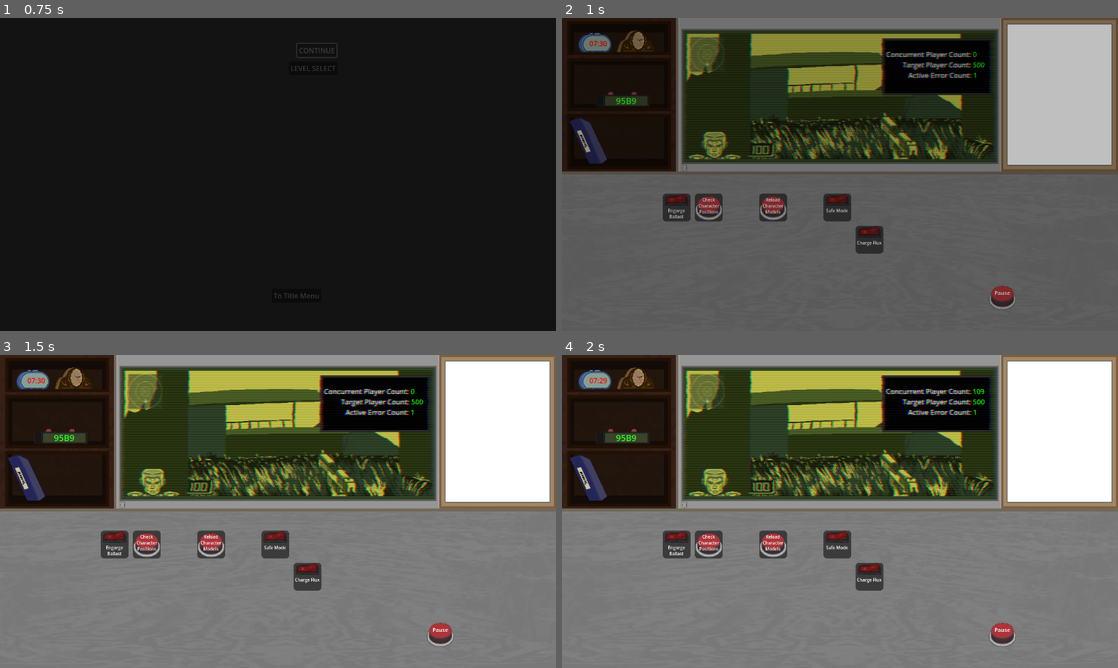
Above: before the commit, frames 1-4 (two rows, left to right).
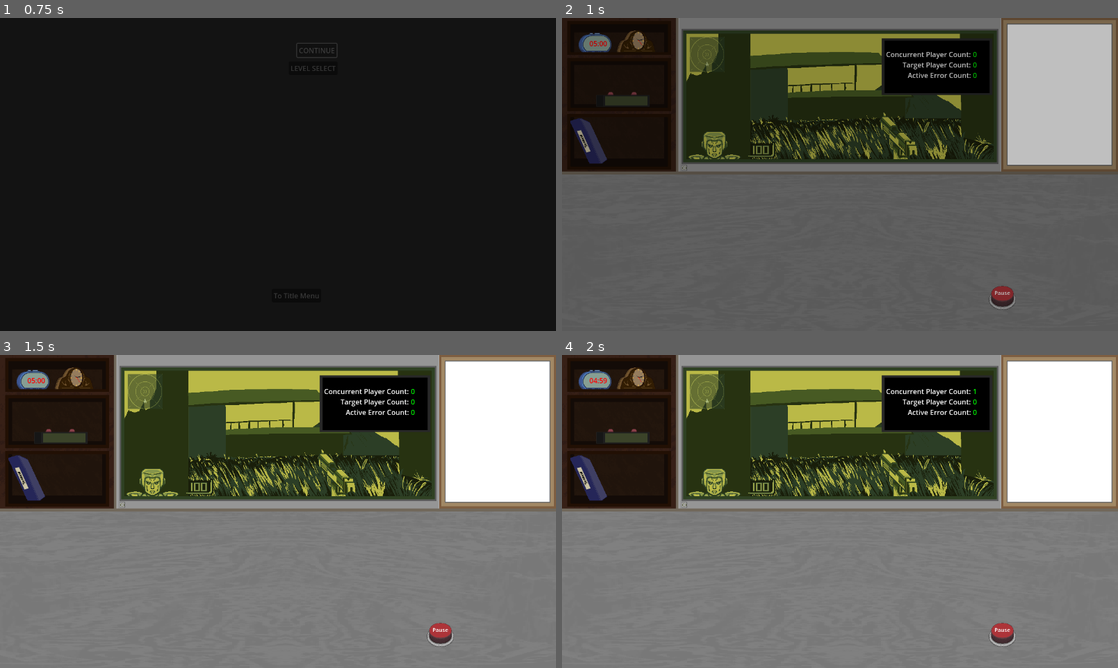
Above: after the commit, the same moments.

Repository: Carth501/team-ferret
Game: Godot game, scene res://scenes/game_menu.tscn
Same seed, same stepped clock (60 frames per second), same inputs: the game is played once before the commit and once after it. This scene is started directly instead of the project's main scene. Sound files missing from this copy of the repository are replaced by a short silence.
Inputs (mouse positions are in pixels of both pictures, inside the frame that each line leads up to):
- Up to frame 1 (0.75 s): click "CONTINUE" at 0.5 s
- Up to frame 2 (1 s): no input
- Up to frame 3 (1.5 s): click (144, 545) at 1.27 s
- Up to frame 4 (2 s): no input

Frame 1 is identical in both runs. In frame 2, 5.7% of the frame differs, in the area x 5-79%, y 4-76%; in frame 3, 6.7%; in frame 4, 6.7%.
Error in both runs: Invalid access to property or key 'complete_levels' on a base object of type 'Nil'. (res://scripts/level_select_panel.gd:11)

Commit message:
continue button selects the next incomplete level

Diff:
--- a/data/level_list.json
+++ b/data/level_list.json
@@ -43,8 +43,8 @@
 	  },
 	  "gameplay": {
 		"starting_cpc": 10,
-		"goal_cpc": 750,
-		"shift_duration": 45,
+		"goal_cpc": 300,
+		"shift_duration": 60,
 		"errors": {
 		  "scheduled": [
 			{
--- a/scenes/cubicle.tscn
+++ b/scenes/cubicle.tscn
@@ -19,9 +19,6 @@
 [ext_resource type="Texture2D" uid="uid://csk45deete1px" path="res://assets/images/gun_frames/TS_Deagle_0005.png" id="12_jcpxg"]
 [ext_resource type="Texture2D" uid="uid://dtj1h1hi3lx68" path="res://assets/images/gun_frames/TS_Deagle_0006.png" id="13_v23kw"]
 [ext_resource type="Texture2D" uid="uid://dwt8rfrvbjosf" path="res://assets/images/gun_frames/TS_Deagle_0007.png" id="14_me3sa"]
-[ext_resource type="Shader" path="res://shaders/TV.gdshader" id="15_83n4x"]
-[ext_resource type="Shader" path="res://shaders/grain.gdshader" id="15_cu1ot"]
-[ext_resource type="Shader" path="res://shaders/LensDistortion.gdshader" id="15_lhxng"]
 [ext_resource type="Texture2D" uid="uid://bxoukhvxxx8jj" path="res://assets/images/gun_frames/TS_Deagle_0008.png" id="15_uprxk"]
 [ext_resource type="Texture2D" uid="uid://dpmbu1kir072h" path="res://assets/images/gun_frames/TS_Deagle_0009.png" id="16_byysa"]
 [ext_resource type="Texture2D" uid="uid://cf5n1nah75yql" path="res://assets/images/gun_frames/TS_Deagle_0010.png" id="17_1kxj8"]
@@ -33,9 +30,25 @@
 [ext_resource type="Theme" uid="uid://c0tgdmxgi26hi" path="res://assets/themes/tots_theme.tres" id="23_w6ohv"]
 [ext_resource type="PackedScene" uid="uid://dgq28i1enktnj" path="res://scenes/analogClock.tscn" id="26_h27ps"]
 [ext_resource type="AudioStream" uid="uid://bwbj66lune5jd" path="res://assets/audio/music/eod_music.mp3" id="26_rtvup"]
-[ext_resource type="PackedScene" uid="uid://dw7lctgcou8ei" path="res://scenes/optionsMenu/options_menu.tscn" id="29_cjrg4"]
-[ext_resource type="AudioStream" uid="uid://diriqhad4xvym" path="res://assets/audio/effects/Beep Beep.wav" id="31_rjpuj"]
-[ext_resource type="AudioStream" uid="uid://clp71mvvkju6l" path="res://assets/audio/effects/Single Beep.wav" id="32_k5f08"]
+[ext_resource type="AudioStream" path="res://assets/audio/effects/Beep Beep.wav" id="31_rjpuj"]
+[ext_resource type="AudioStream" path="res://assets/audio/effects/Single Beep.wav" id="32_k5f08"]
+
+[sub_resource type="SpriteFrames" id="SpriteFrames_0rx6q"]
+animations = [{
+"frames": [{
+"duration": 1.0,
+"texture": ExtResource("10_g5vjq")
+}, {
+"duration": 1.0,
+"texture": ExtResource("11_clqwg")
+}, {
+"duration": 1.0,
+"texture": ExtResource("10_g5vjq")
+}],
+"loop": false,
+"name": &"click",
+"speed": 15.0
+}]
 
 [sub_resource type="SpriteFrames" id="SpriteFrames_bn0dg"]
 animations = [{
@@ -81,45 +94,6 @@
 }]
 
 [sub_resource type="GDScript" id="GDScript_gndtr"]
-
-[sub_resource type="ShaderMaterial" id="ShaderMaterial_451s0"]
-shader = ExtResource("15_cu1ot")
-shader_parameter/colored = true
-shader_parameter/color_amount = 1.112
-shader_parameter/grain_amount = 0.07
-shader_parameter/grain_size = 2.612
-shader_parameter/lum_amount = 1.3
-
-[sub_resource type="ShaderMaterial" id="ShaderMaterial_ft71o"]
-shader = ExtResource("15_lhxng")
-shader_parameter/strength = 0.002
-
-[sub_resource type="ShaderMaterial" id="ShaderMaterial_tc2xr"]
-shader = ExtResource("15_83n4x")
-shader_parameter/vertJerkOpt = 0.2
-shader_parameter/vertMovementOpt = 0.0
-shader_parameter/bottomStaticOpt = 0.0
-shader_parameter/bottomStaticStrenth = 0.7
-shader_parameter/scalinesOpt = 0.8
-shader_parameter/rgbOffsetOpt = 0.225
-shader_parameter/horzFuzzOpt = 0.2
-
-[sub_resource type="SpriteFrames" id="SpriteFrames_0rx6q"]
-animations = [{
-"frames": [{
-"duration": 1.0,
-"texture": ExtResource("10_g5vjq")
-}, {
-"duration": 1.0,
-"texture": ExtResource("11_clqwg")
-}, {
-"duration": 1.0,
-"texture": ExtResource("10_g5vjq")
-}],
-"loop": false,
-"name": &"click",
-"speed": 15.0
-}]
 
 [node name="Cubicle" type="Node" node_paths=PackedStringArray("control_panel", "timer_corral", "game_timer", "error_factory_controller", "manual_instance", "level_clock_handler")]
 script = ExtResource("1_b5jef")
@@ -163,12 +137,6 @@
 offset_bottom = 325.0
 texture = ExtResource("4_kv2wk")
 
-[node name="gun" type="AnimatedSprite2D" parent="Cubicle/Background"]
-position = Vector2(758, 261)
-sprite_frames = SubResource("SpriteFrames_bn0dg")
-animation = &"fire"
-script = SubResource("GDScript_gndtr")
-
 [node name="Console" type="TextureRect" parent="Cubicle/Background"]
 layout_mode = 0
 offset_left = 732.0
@@ -183,38 +151,6 @@
 offset_top = 30.0
 offset_right = -228.0
 offset_bottom = -112.0
-
-[node name="Screen_Shaders" type="Control" parent="Cubicle/Background"]
-anchors_preset = 0
-offset_right = 40.0
-offset_bottom = 40.0
-
-[node name="grain_shader" type="ColorRect" parent="Cubicle/Background/Screen_Shaders"]
-material = SubResource("ShaderMaterial_451s0")
-layout_mode = 0
-offset_left = 280.0
-offset_top = 30.0
-offset_right = 1000.0
-offset_bottom = 331.0
-color = Color(1, 1, 1, 0)
-
-[node name="lens_shader" type="ColorRect" parent="Cubicle/Background/Screen_Shaders"]
-material = SubResource("ShaderMaterial_ft71o")
-layout_mode = 0
-offset_left = 280.0
-offset_top = 30.0
-offset_right = 1000.0
-offset_bottom = 331.0
-color = Color(1, 1, 1, 0)
-
-[node name="tv_shader" type="ColorRect" parent="Cubicle/Background/Screen_Shaders"]
-material = SubResource("ShaderMaterial_tc2xr")
-layout_mode = 0
-offset_left = 280.0
-offset_top = 30.0
-offset_right = 1000.0
-offset_bottom = 331.0
-color = Color(1, 1, 1, 0)
 
 [node name="AnalogClock" parent="Cubicle" instance=ExtResource("26_h27ps")]
 position = Vector2(165, 53)
@@ -296,6 +232,12 @@
 [node name="CpcCalculator" parent="." node_paths=PackedStringArray("display") instance=ExtResource("7_dldy6")]
 display = NodePath("../Cubicle/Background/Console/CpcMonitor")
 
+[node name="gun" type="AnimatedSprite2D" parent="."]
+position = Vector2(758, 261)
+sprite_frames = SubResource("SpriteFrames_bn0dg")
+animation = &"fire"
+script = SubResource("GDScript_gndtr")
+
 [node name="manual" parent="." instance=ExtResource("5_neuwc")]
 offset_left = 18.0
 offset_top = 230.0
@@ -347,16 +289,6 @@
 bbcode_enabled = true
 text = "[center]Resume[center]"
 
-[node name="open_options" type="Button" parent="pause curtain"]
-layout_mode = 0
-offset_left = 537.0
-offset_top = 270.0
-offset_right = 716.0
-offset_bottom = 323.0
-theme = ExtResource("23_w6ohv")
-theme_override_font_sizes/font_size = 32
-text = "OPTIONS"
-
 [node name="end shift" type="Button" parent="pause curtain"]
 layout_mode = 0
 offset_left = 537.0
@@ -368,6 +300,7 @@
 text = "END SHIFT"
 
 [node name="complete level" type="Button" parent="pause curtain"]
+visible = false
 layout_mode = 0
 offset_left = 502.0
 offset_top = 420.0
@@ -377,9 +310,6 @@
 theme_override_font_sizes/font_size = 32
 text = "COMPLETE LEVEL"
 
-[node name="options_menu" parent="." instance=ExtResource("29_cjrg4")]
-visible = false
-
 [node name="Level Music" type="AudioStreamPlayer" parent="."]
 stream = ExtResource("23_colnk")
 volume_db = -12.0
@@ -408,13 +338,12 @@
 [connection signal="modules_ready" from="." to="ErrorFactory" method="cubicle_ready"]
 [connection signal="times_up" from="level clock" to="." method="end_of_shift"]
 [connection signal="timeout" from="Timer" to="level clock" method="tick"]
+[connection signal="timeout" from="Timer" to="CpcCalculator" method="send_updates"]
 [connection signal="timeout" from="Timer" to="CpcCalculator" method="calculate"]
-[connection signal="timeout" from="Timer" to="CpcCalculator" method="send_updates"]
 [connection signal="new_active_error" from="ErrorFactory" to="." method="error_report"]
 [connection signal="new_active_error" from="ErrorFactory" to="pager" method="add_error"]
 [connection signal="update_active_error_count" from="ErrorFactory" to="CpcCalculator" method="update_error_count"]
 [connection signal="below_threshold" from="CpcCalculator" to="." method="failure"]
 [connection signal="update_cpc" from="CpcCalculator" to="ErrorFactory" method="set_cpc"]
-[connection signal="pressed" from="pause curtain/open_options" to="." method="on_options_pressed"]
 [connection signal="pressed" from="pause curtain/end shift" to="." method="end_level"]
 [connection signal="pressed" from="pause curtain/complete level" to="." method="complete_level"]
--- a/scripts/cubicle.gd
+++ b/scripts/cubicle.gd
@@ -1,8 +1,4 @@
 class_name cubicle extends Node
-
-@onready var options_menu = $options_menu as Control
-@onready var open_options = $"pause curtain/open_options" as Button
-
 
 signal diagetic_error_report(new_error)
 signal diagetic_error_resolved(error_id)
@@ -37,7 +33,6 @@
 var met_target := false
 
 func _ready():
-	handle_connecting_signals()
 	data = get_node("/root/data_libraries_single")
 	if(!data.ready):
 		await data.ready
@@ -259,16 +254,3 @@
 	resume_button.visible = false
 	var tree = get_tree()
 	tree.change_scene_to_file("res://scenes/end_day.tscn")
-
-func handle_connecting_signals() -> void:
-	open_options.button_down.connect(on_options_pressed)
-	options_menu.exit_options_menu.connect(on_exit_options_menu)
-
-func on_options_pressed():
-	#pause_curtain.visible = false
-	options_menu.set_process(true)
-	options_menu.visible = true
-
-func on_exit_options_menu() -> void:
-	#pause_curtain.visible = true
-	options_menu.visible = false
--- a/scripts/game_menu.gd
+++ b/scripts/game_menu.gd
@@ -1,6 +1,7 @@
 class_name game_menu extends Node
 
 @export var level_select_panel: Panel
+@export var continue_button: Button
 var active_save_file: Variant
 
 func _ready():
@@ -13,6 +14,9 @@
 	if(!save_handler.ready):
 		await save_handler.ready
 	active_save_file = save_handler.active_save
+	var levels = data_libraries_single.level_data
+	if(active_save_file.complete_levels.size() == levels.size()):
+		continue_button.text = "Random"
 
 func load_continue():
 	var loader = get_node("/root/level_loader_single")
--- a/scripts/singletons/level_loader.gd
+++ b/scripts/singletons/level_loader.gd
@@ -9,7 +9,18 @@
 	transition_screen_single.transition()
 
 func load_continue():
-	load_level("L_RING-1")
+	load_level(get_next_level_id())
+
+func get_next_level_id() -> String:
+	var current_save = save_handler_single.active_save
+	var data_lib = data_libraries_single.level_data
+	for level in data_lib:
+		if(current_save.has("complete_levels")):
+			if(!current_save.complete_levels.has(level.metadata.id)):
+				return level.metadata.id
+	var rng = RandomNumberGenerator.new()
+	var index = rng.randi_range(0, data_lib.size() - 1)
+	return data_lib[index].metadata.id
 
 func cubicle_ready(new_cubicle: cubicle):
 	cubicle_instance = new_cubicle
Not shown: 1 places in scenes/cubicle.tscn that only renumber resources
Not shown: 1 places in scenes/main_menu.tscn that only renumber resources
